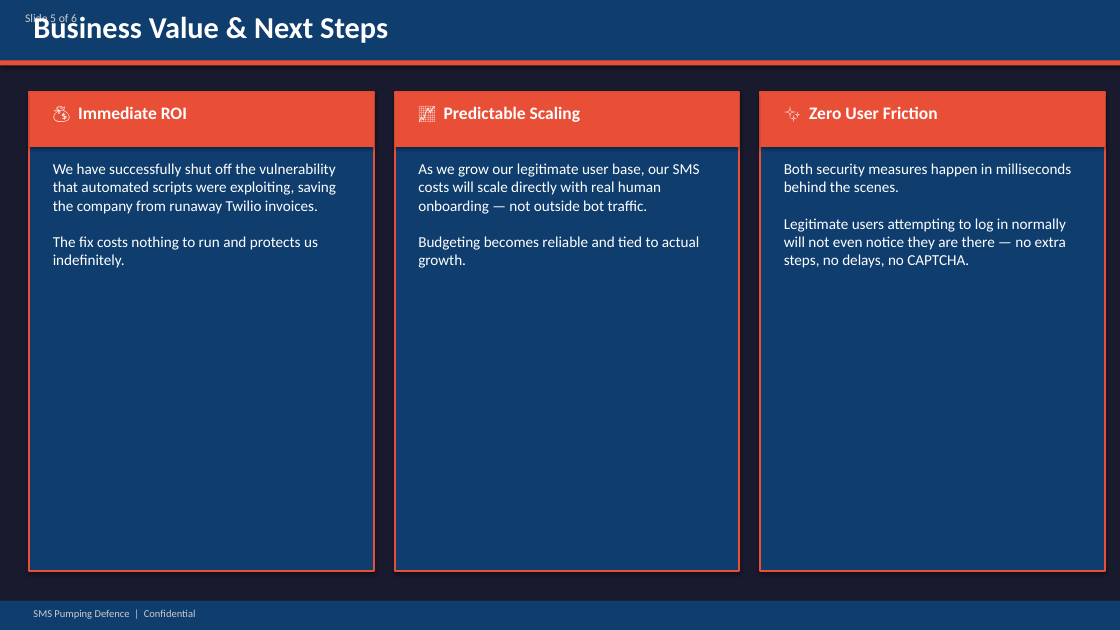
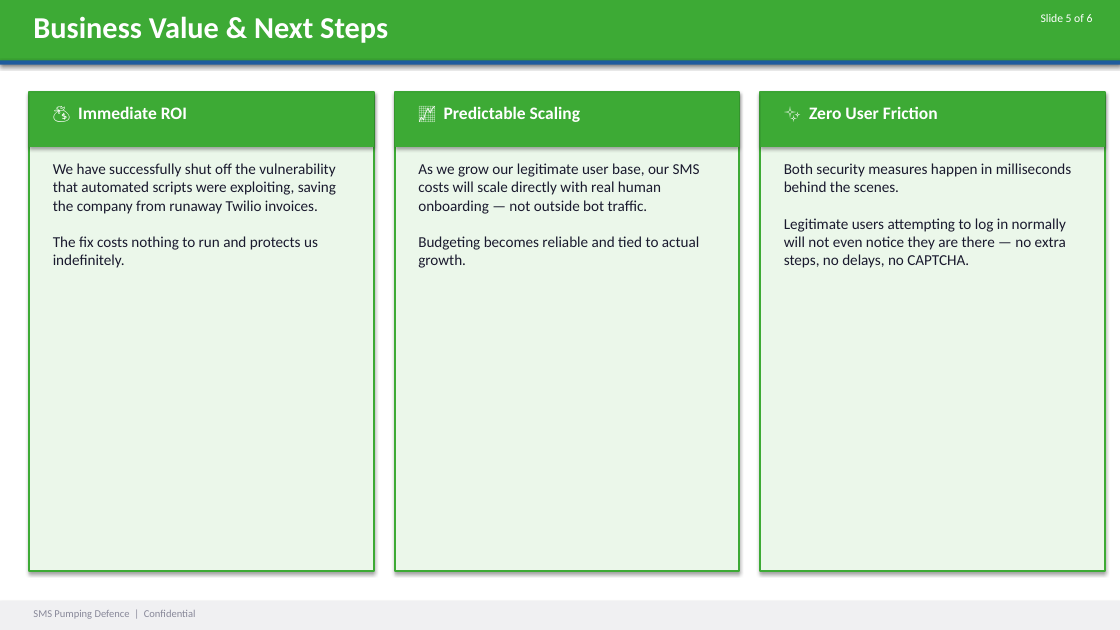
Before and after one commit to labanlaban/skills-getting-started-with-github-copilot, a slide deck: slide 5 of sms_pumping_defence.pptx. Drawn at 1120x630 pixels with LibreOffice and Linux fonts; fonts in the diff are those of the drawing. Boxes give left, top, right and bottom in pixels: in the first picture for what was removed or moved away, otherwise in the second. Text is boxed around its words. In the diff, an @@ line names an element or a change of style, - is before the commit and + after.

```diff
--- a/sms_pumping_defence.pptx
+++ b/sms_pumping_defence.pptx
@@ background #1A1A2E to #FFFFFF @@
@@ rectangle at [0,0,1120,63]: fill #0F3D6E to #3DAA35 @@
@@ text "Slide 5 of 6": place and size @@
-text "Slide 5 of 6" at [25,14,77,25]
+text "Slide 5 of 6" at [1041,14,1093,22]
@@ text "Slide 5 of 6" at [1041,14,1093,22]: text colour #CCCCCC to #FFFFFF; alignment left to right @@
@@ rectangle at [0,60,1120,65]: fill #E94F37 to #1F5C9E @@
@@ fill #0F3D6E to #EBF7EA; outline #E94F37 1.5 pt to #3DAA35 1.5 pt in 3 elements at [395,92,739,571], [760,92,1105,571], [29,92,374,571] @@
@@ fill #E94F37 to #3DAA35 in 3 elements at [395,92,739,147], [760,92,1105,147], [29,92,374,147] @@
@@ text colour #FFFFFF to #1A1A2E in 3 elements at [53,163,336,268], [418,163,700,268], [784,163,1072,268] @@
@@ rectangle at [0,601,1120,630]: fill #0F3D6E to #F0F0F2 @@
@@ text "SMS Pumping Defence | Confidential" at [33,610,196,619]: text colour #CCCCCC to #888899 @@
```
Also in this commit, not shown: 5 other slides changed, 1 other file.
